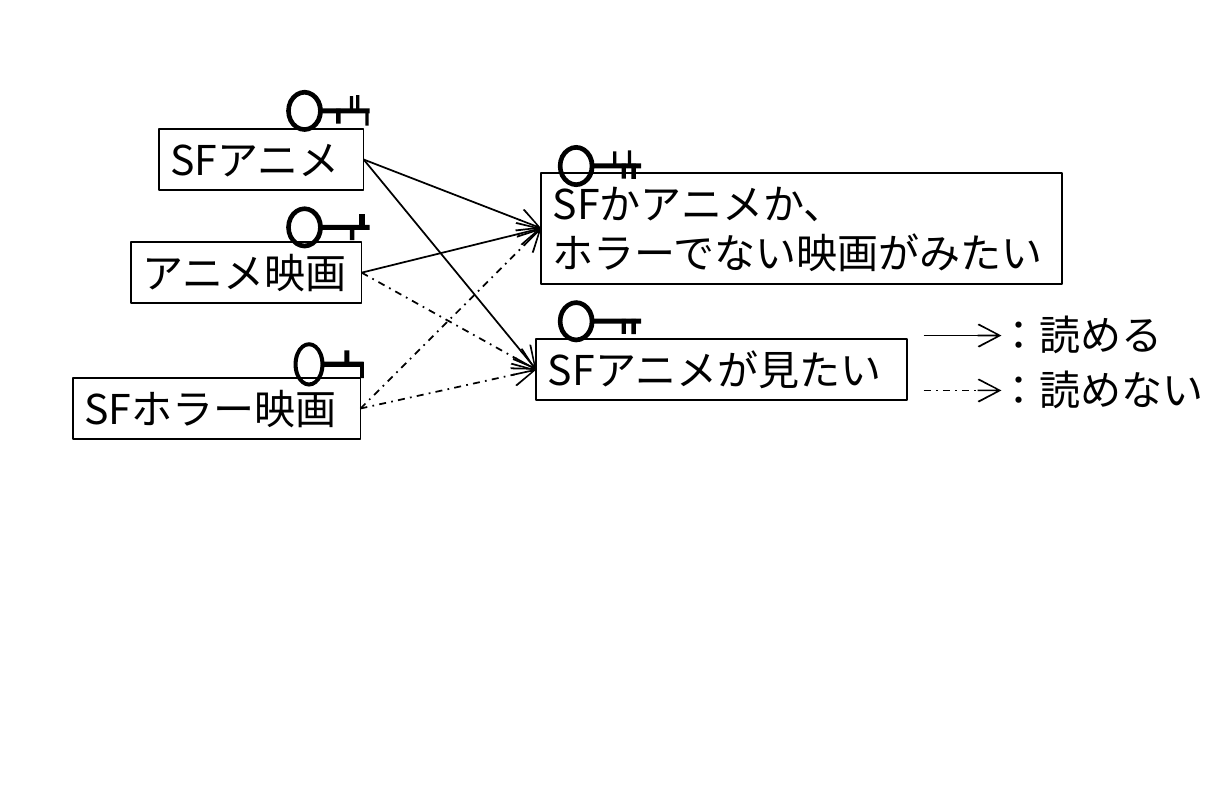
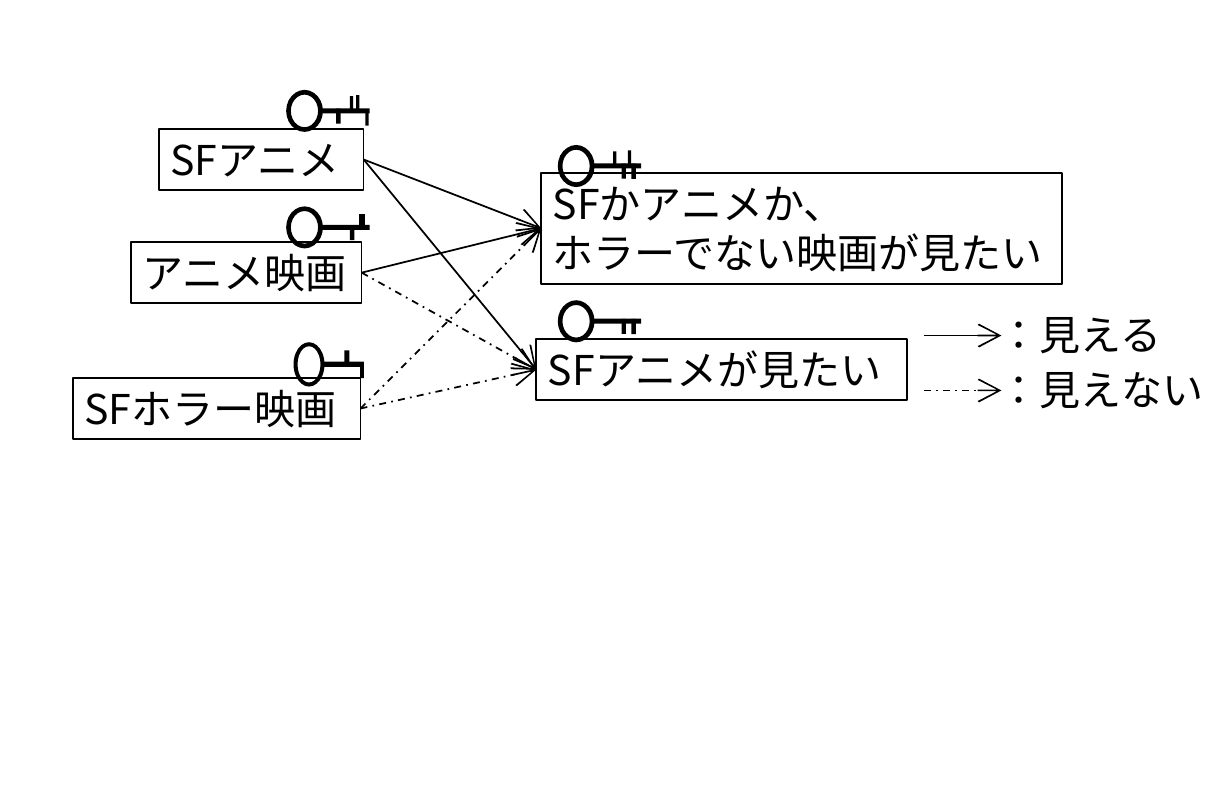
Before and after one commit to herumi/ango-src, a slide deck: slide 1 of img/contents.pptx. Drawn at 1232x801 pixels with LibreOffice and Linux fonts; fonts in the diff are those of the drawing. Boxes give left, top, right and bottom in pixels: in the first picture for what was removed or moved away, otherwise in the second. Text is boxed around its words. In the diff, an @@ line names an element or a change of style, - is before the commit and + after.

Commit message:
replace yomeru with mieru

```diff
--- a/img/contents.pptx
+++ b/img/contents.pptx
@@ text in rectangle at [553, 233, 1043, 272]: text changed @@
-ホラーでない映画がみたい
+ホラーでない映画が見たい
@@ text at [998, 317, 1161, 354]: text changed @@
-：読める
+：見える
@@ text at [998, 372, 1203, 409]: text changed @@
-：読めない
+：見えない
```
